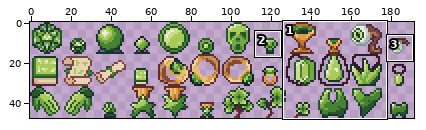
Sprite sheet: Art Assets/Trinkets/Trinkets_Common.png. Above: a wide view before the commit, with the close-up outlined.
Close-up. Earlier state:
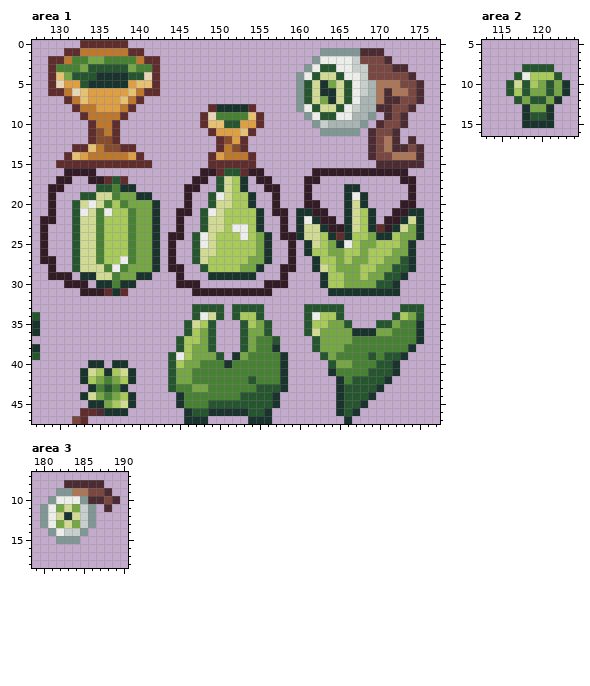
The file is 192x48 pixels. Shown: area 1: x 127..177, y 0..47; area 2: x 113..124, y 5..16; area 3: x 179..190, y 7..18. The commit also changed other parts of the picture, which this record leaves out.
Once edited:
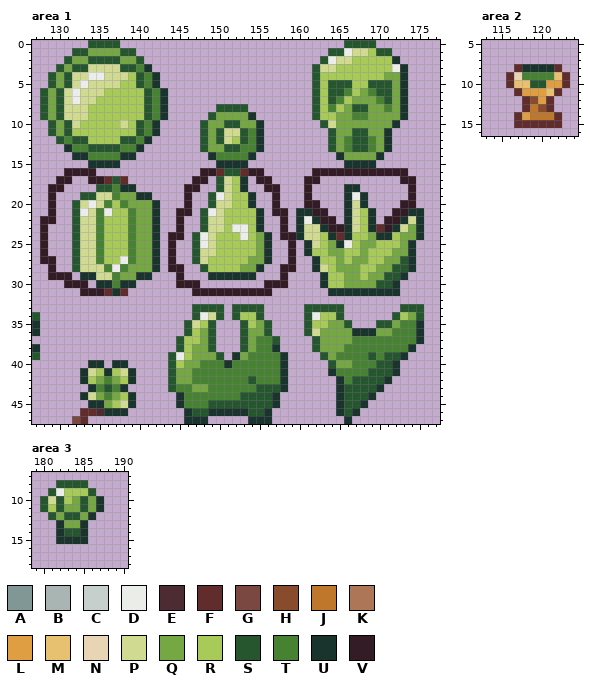
Palette (. is transparent): A #819796  B #a8b5b2  C #c7cfcc  D #ebede9  E #4d2b32  F #602c2c  G #7a4841  H #884b2b  J #be772b  K #ad7757  L #de9e41  M #e8c170  N #e7d5b3  P #d0da91  Q #75a743  R #a8ca58  S #25562e  T #468232  U #19332d  V #341c27
The edit:
Changed rows in their new state; - is an unchanged pixel.
Area 1:
first column x 128:
 0 -----.SSSS.---------------------------SSSS------
 1 ---.SSQQQQSS.----------------------.SSDPPRSS----
 2 -..SQQSSSSQQS..-------------------.S-PPRRRRRU---
 3 -.SQSSPPPP-S-U.------------------.SPPRRRRRRRDU--
 4 -SQSPPDDPPPR-TU-----------------..-RRRRRRRRQQU.-
 5 -SQSPDPPPPRRSTU-----------------..SRSS-RRSSSQU..
 6 SQSPDPPPRRRRRSTU----------------..SRSSTRQTSSQU..
 7 SQSPDPPRRRRRRSTU----------------..SRSTRQQQTSQU..
 8 SQSPPPRRRRRRRSTU-----.SSSS.-----..-RTRQSSQQTQU.-
 9 SQSPPPRRRRRRRSTU----.SQQQQU.-----.SRRQQTTQQQQU--
10 -SQSPRRRRRPRSTU-----SQQ--QQU------.SPQQQQQQQU.--
11 -SQSRRRRRRRRSTU-----SQSPPSTU-------.SQQSSQQU.---
12 --STSSRRRRSSTU------SQSPRSTU--------SQTSSTQU.-.-
13 ---UTTSSSSTTU-------SQQSSTTU--------SQTSSTQU....
14 ---.UUTTTTUU.--------UTTTTU----------UQQQQU.....
15 --....UUUU....-------.UUUU.-----------UUUU......
Area 2:
first column x 116:
 8 -FUUUUF-
 9 FNTTTTMF
10 FMMSSLLF
11 .FLLLMF.
12 -.FHLF.-
13 --FJHF--
14 -FLJJJF-
15 -FFFFFF-
Area 3:
first column x 180:
 8 --SSSS..--
 9 -SDRRRS..-
10 SPSRQSQU..
11 SRSQ-SQU.-
12 .SQSSQU---
13 ..UQ-U.---
14 -.USSU----
15 --UUUU----
Where, in picture pixels (left, top, right, bottom), the same in both close-ups:
changed: (40, 40, 168, 168)
changed: (296, 40, 424, 168)
changed: (200, 104, 264, 168)
changed: (506, 64, 570, 128)
changed: (40, 480, 120, 544)
